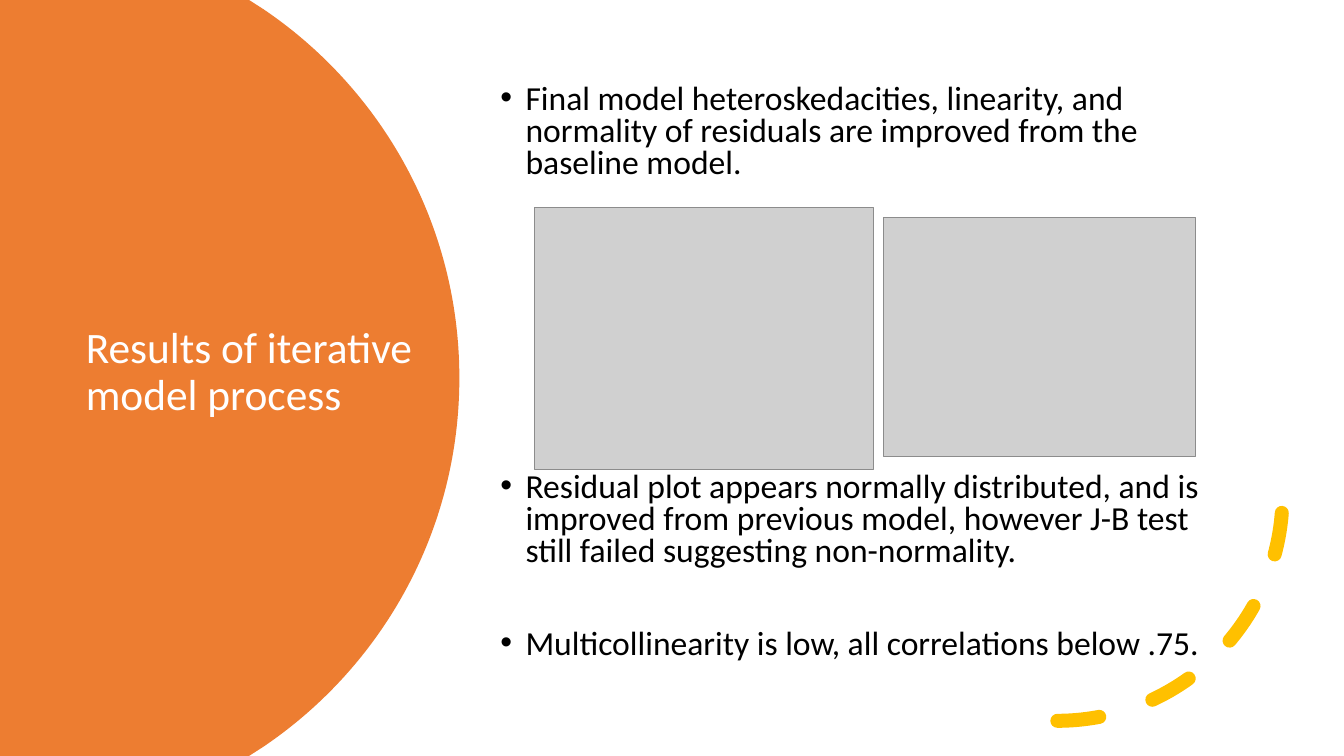
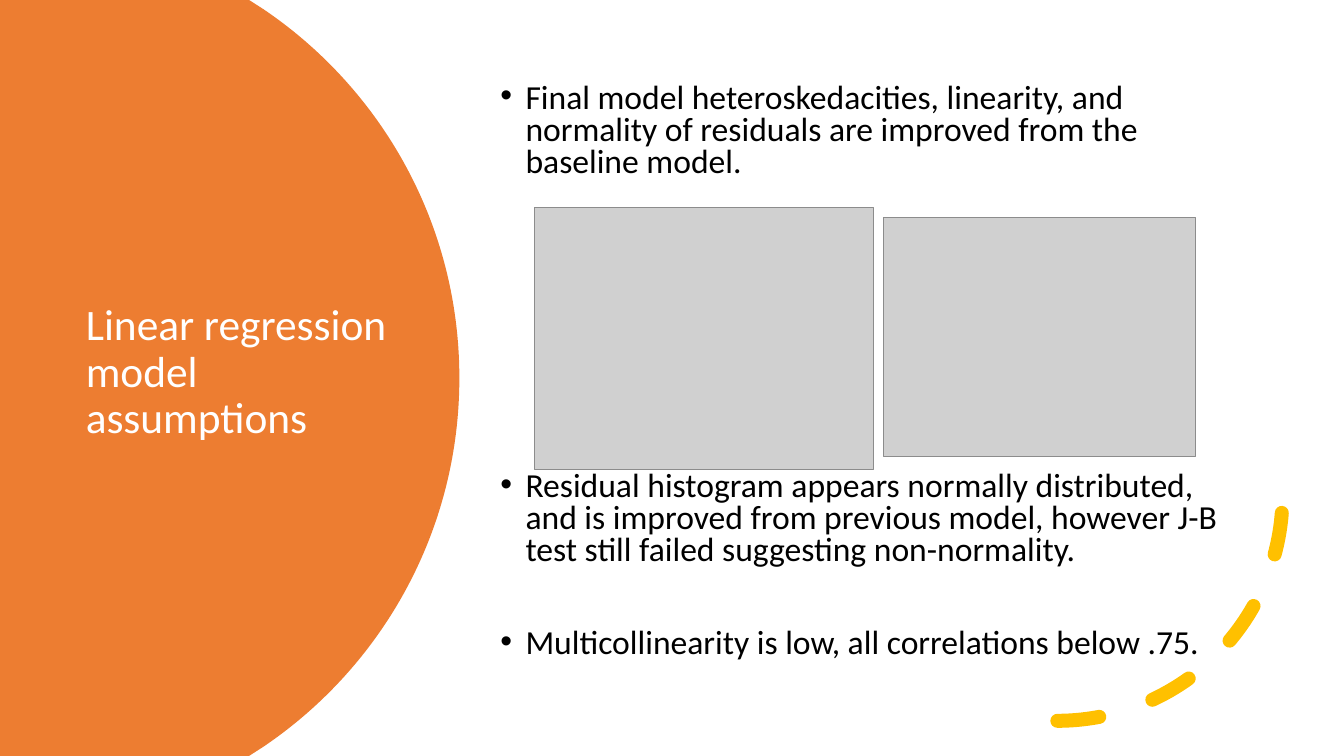
Before and after one commit to jmarksk/RealEstateProject2, a slide deck: slide 5 of Presentation_RealEstate.pptx. Drawn at 1344x756 pixels with LibreOffice and Linux fonts; fonts in the diff are those of the drawing; grey boxes stand for pictures. Boxes give left, top, right and bottom in pixels: in the first picture for what was removed or moved away, otherwise in the second. Text is boxed around its words. In the diff, an @@ line names an element or a change of style, - is before the commit and + after.

```diff
--- a/Presentation_RealEstate.pptx
+++ b/Presentation_RealEstate.pptx
@@ title at <box>86,310,386,440</box>: text changed @@
-Results of iterative model process
+Linear regression model assumptions
@@ text at <box>526,469,1217,567</box>: text changed @@
-• Residual plot appears normally distributed, and is improved from previous model, however J-B test still failed suggesting non-normality.
+• Residual histogram appears normally distributed, and is improved from previous model, however J-B test still failed suggesting non-normality.
```
Also in this commit, not shown: 5 other slides changed, 2 slides added, 3 other files.
